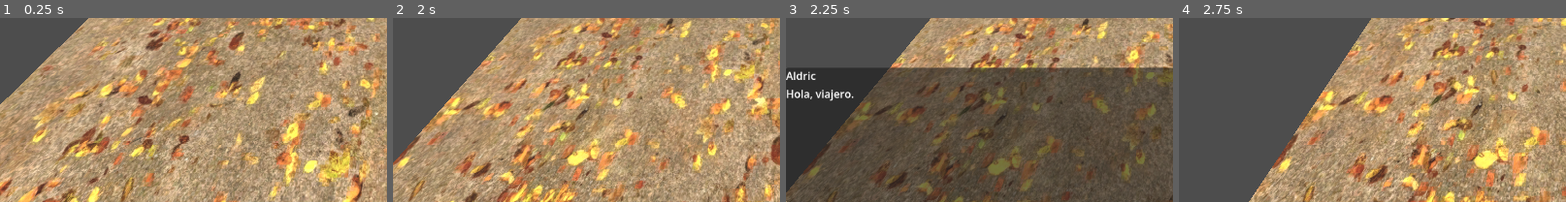
Above: before the commit, frames 1-4 (left to right).
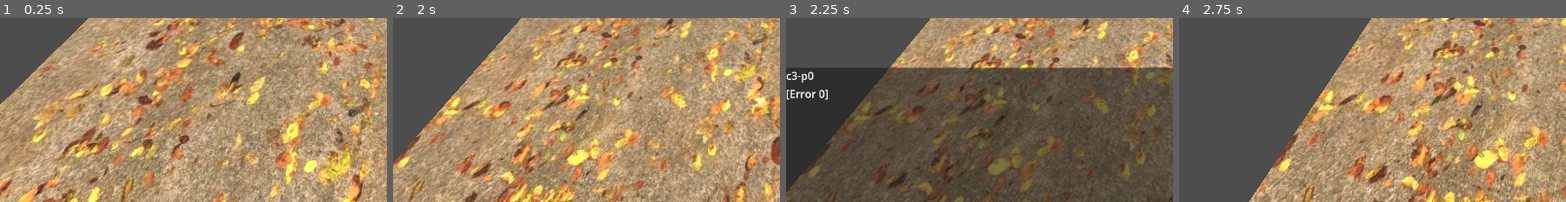
Above: after the commit, the same moments.

Repository: VCiamp4/raggame
Game: Godot game, scene res://scenes/campo.tscn
Same seed, same stepped clock (60 frames per second), same inputs: the game is played once before the commit and once after it.
Inputs:
- Up to frame 1 (0.25 s): no input
- Up to frame 2 (2 s): tap Enter (ui_accept) at 0.5, 0.77, 1.52 s; hold E (interact) 0.53-1.28 s; hold Up (ui_up) from 0.53 s (still down); tap E (interact) at 1.35 s
- Up to frame 3 (2.25 s): release Up (ui_up) at 2.03 s; hold Left (ui_left) from 2.03 s (still down); hold E (interact) from 2.03 s (still down)
- Up to frame 4 (2.75 s): keep holding Left (ui_left); keep holding E (interact)
The pictures show only the part of the screen within x 0-50%, y 50-100%; the shares and areas given below are measured in that part.

Frames 1-2 are identical in both runs. In frame 3, 0.8% of the frame differs, in the area x 0-18%, y 28-46%; in frame 4, nothing differs.

Commit message:
llm basico en npc

Diff:
--- a/scenes/DialogueUI.gd
+++ b/scenes/DialogueUI.gd
@@ -4,6 +4,7 @@
 @onready var panel: Panel = $Panel
 @onready var name_label: Label = $Panel/MarginContainer/VBoxContainer/NameLabel
 @onready var text_label: Label = $Panel/MarginContainer/VBoxContainer/TextLabel
+
 
 func _ready() -> void:
 	hide_dialogue()
--- a/scenes/DialogueUI.tscn
+++ b/scenes/DialogueUI.tscn
@@ -17,8 +17,8 @@
 
 [node name="MarginContainer" type="MarginContainer" parent="Panel" unique_id=1181276181]
 layout_mode = 0
-offset_right = 40.0
-offset_bottom = 40.0
+offset_right = 1152.0
+offset_bottom = 200.0
 
 [node name="VBoxContainer" type="VBoxContainer" parent="Panel/MarginContainer" unique_id=1885970821]
 layout_mode = 2
@@ -28,3 +28,5 @@
 
 [node name="TextLabel" type="Label" parent="Panel/MarginContainer/VBoxContainer" unique_id=1285376818]
 layout_mode = 2
+size_flags_vertical = 2
+autowrap_mode = 3
--- a/scenes/jugador.gd
+++ b/scenes/jugador.gd
@@ -51,13 +51,17 @@
 
 func _unhandled_input(event: InputEvent) -> void:
 	if event.is_action_pressed("interact"):
-		print(">> Apreté E. nearby_npc = ", nearby_npc)
 		if dialogue_ui.is_open():
-			print(">> Cerrando diálogo")
 			dialogue_ui.hide_dialogue()
 		elif nearby_npc != null:
-			var response = nearby_npc.get_response()
-			print(">> Mostrando: ", response)
-			dialogue_ui.show_dialogue(nearby_npc.npc_name, response)
-		else:
-			print(">> No hay NPC cerca")
+			# Mostramos "pensando..." mientras esperamos
+			dialogue_ui.show_dialogue(nearby_npc.npc_name, "...")
+			# Conectamos la señal de respuesta (una sola vez por turno)
+			if not nearby_npc.response_received.is_connected(_on_npc_response):
+				nearby_npc.response_received.connect(_on_npc_response, CONNECT_ONE_SHOT)
+			nearby_npc.request_response("Hola, como estas? algo para reportar?")
+
+
+func _on_npc_response(text: String) -> void:
+	if nearby_npc != null:
+		dialogue_ui.show_dialogue(nearby_npc.npc_name, text)
--- a/scenes/npc.gd
+++ b/scenes/npc.gd
@@ -1,27 +1,60 @@
 extends Node3D
 
-@export var npc_name: String = "Aldric"
-@export var dialogue_line: String = "Hola, viajero."
+@export var npc_id: String = "c3-p0"
+@export var npc_name: String = "c3-p0"
 
 signal player_entered_range(npc: Node)
 signal player_exited_range(npc: Node)
+signal response_received(text: String)
 
 @onready var interaction_area: Area3D = $InteractionArea
+
+const BACKEND_URL = "http://localhost:8000/dialogue"
+var http_request: HTTPRequest
+
 
 func _ready() -> void:
 	add_to_group("npc")
 	interaction_area.body_entered.connect(_on_body_entered)
 	interaction_area.body_exited.connect(_on_body_exited)
 
+	# Creamos un HTTPRequest hijo para hacer las llamadas al backend.
+	http_request = HTTPRequest.new()
+	add_child(http_request)
+	http_request.request_completed.connect(_on_request_completed)
+
+
 func _on_body_entered(body: Node3D) -> void:
-	print("Algo entró al area: ", body.name, " - es player? ", body.is_in_group("player"))
 	if body.is_in_group("player"):
 		player_entered_range.emit(self)
+
 
 func _on_body_exited(body: Node3D) -> void:
 	if body.is_in_group("player"):
 		player_exited_range.emit(self)
 
-func get_response(_player_input: String = "") -> String:
-	# Por ahora hardcodeado. Después acá llamamos al backend.
-	return dialogue_line
+
+func request_response(player_input: String) -> void:
+	var body = {
+		"npc_id": npc_id,
+		"player_input": player_input,
+		"session_id": "default"
+	}
+	var headers = ["Content-Type: application/json"]
+	var json_body = JSON.stringify(body)
+	var err = http_request.request(BACKEND_URL, headers, HTTPClient.METHOD_POST, json_body)
+	if err != OK:
+		response_received.emit("[Error al contactar al servidor]")
+
+
+func _on_request_completed(_result: int, response_code: int, _headers: PackedStringArray, body: PackedByteArray) -> void:
+	if response_code != 200:
+		response_received.emit("[Error " + str(response_code) + "]")
+		return
+
+	var json = JSON.parse_string(body.get_string_from_utf8())
+	if json == null or not json.has("response"):
+		response_received.emit("[Respuesta inválida]")
+		return
+
+	response_received.emit(json["response"])
